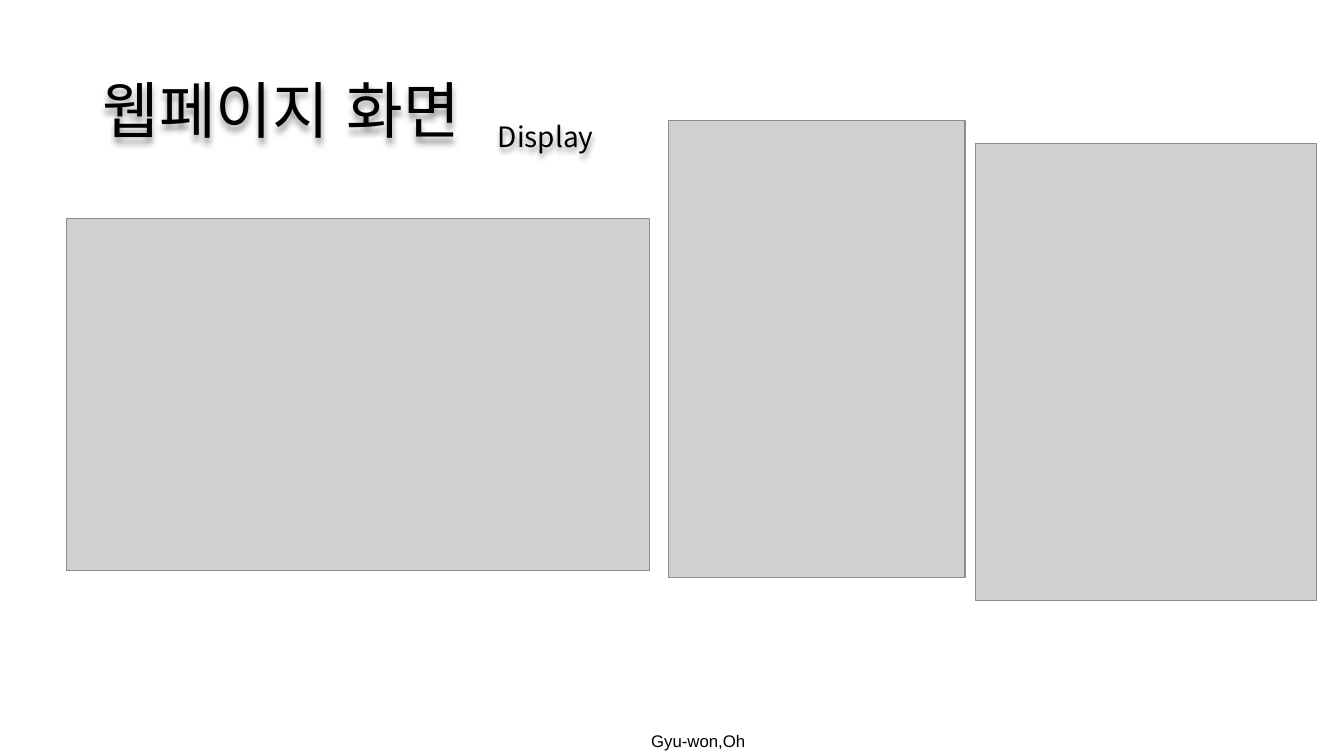
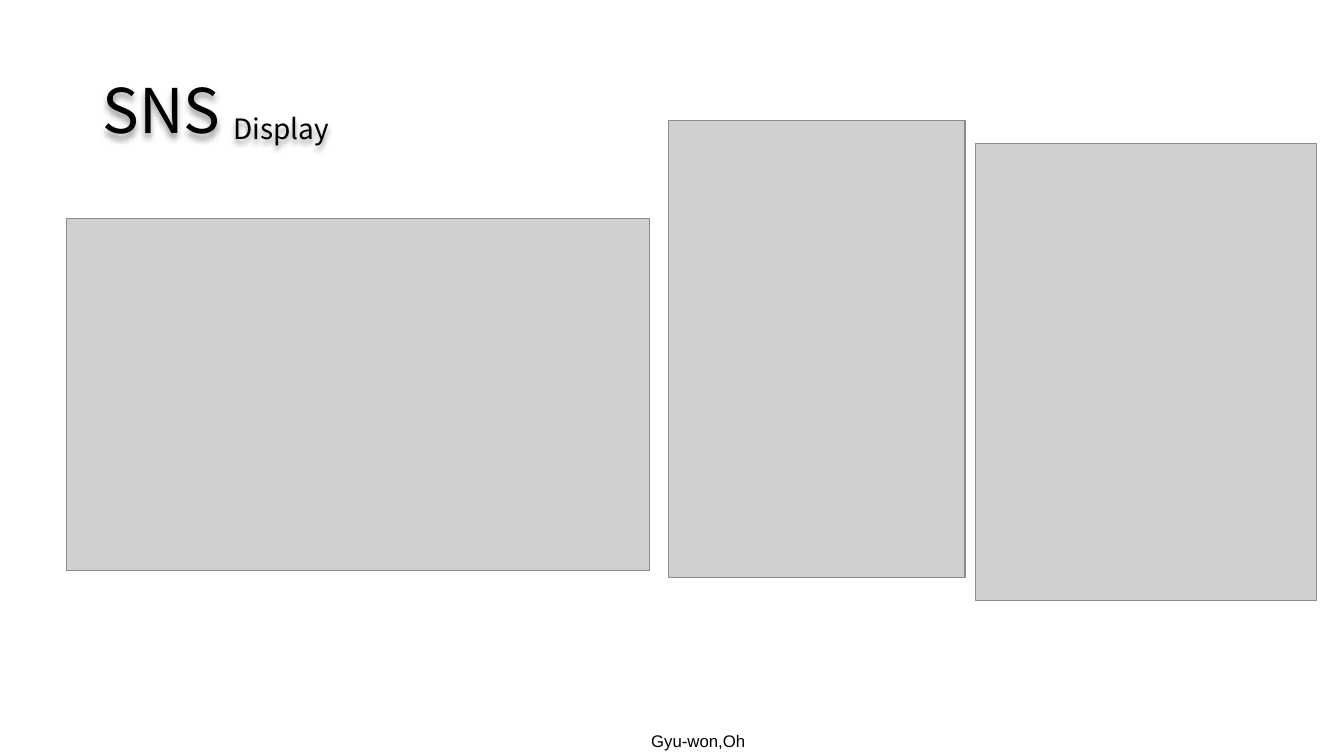
Before and after one commit to Gyu-wonOh/work, a slide deck: slide 5 of 프로젝트/SNS 웹페이지.pptx. Drawn at 1344x756 pixels with LibreOffice and Linux fonts; fonts in the diff are those of the drawing; grey boxes stand for pictures. Boxes give left, top, right and bottom in pixels: in the first picture for what was removed or moved away, otherwise in the second. Text is boxed around its words. In the diff, an @@ line names an element or a change of style, - is before the commit and + after.

```diff
--- a/프로젝트/SNS 웹페이지.pptx
+++ b/프로젝트/SNS 웹페이지.pptx
@@ title at [102, 87, 220, 140]: text changed @@
-웹페이지 화면
+SNS
@@ text "Display": place and size @@
-text "Display" at [498, 124, 594, 154]
+text "Display" at [233, 116, 329, 146]
```
Also in this commit, not shown: 1 other slide changed, 8 other files.
